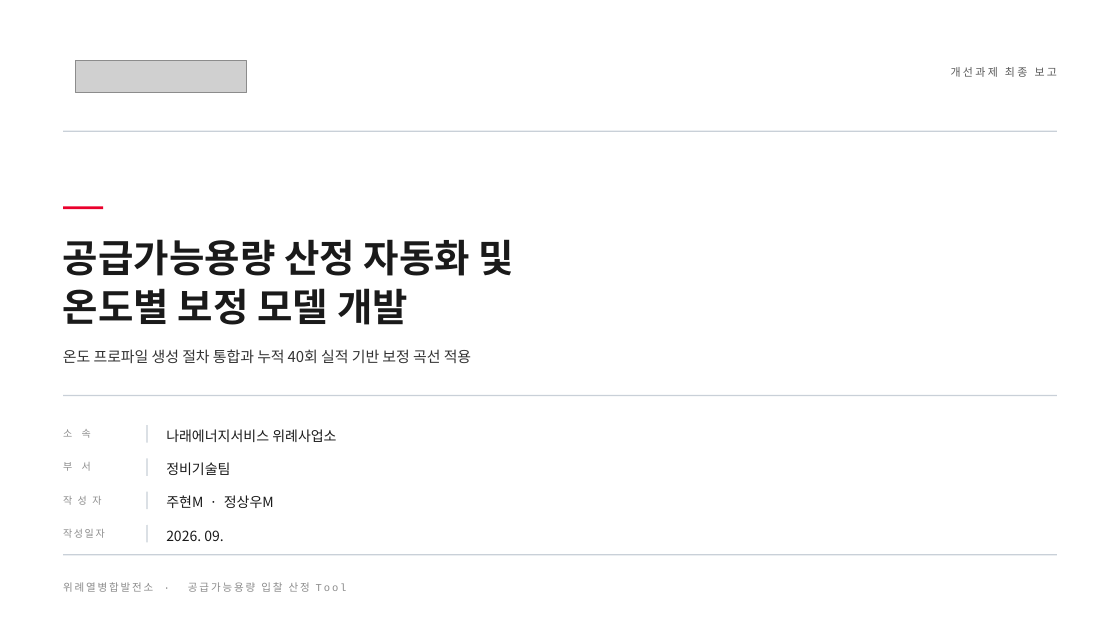
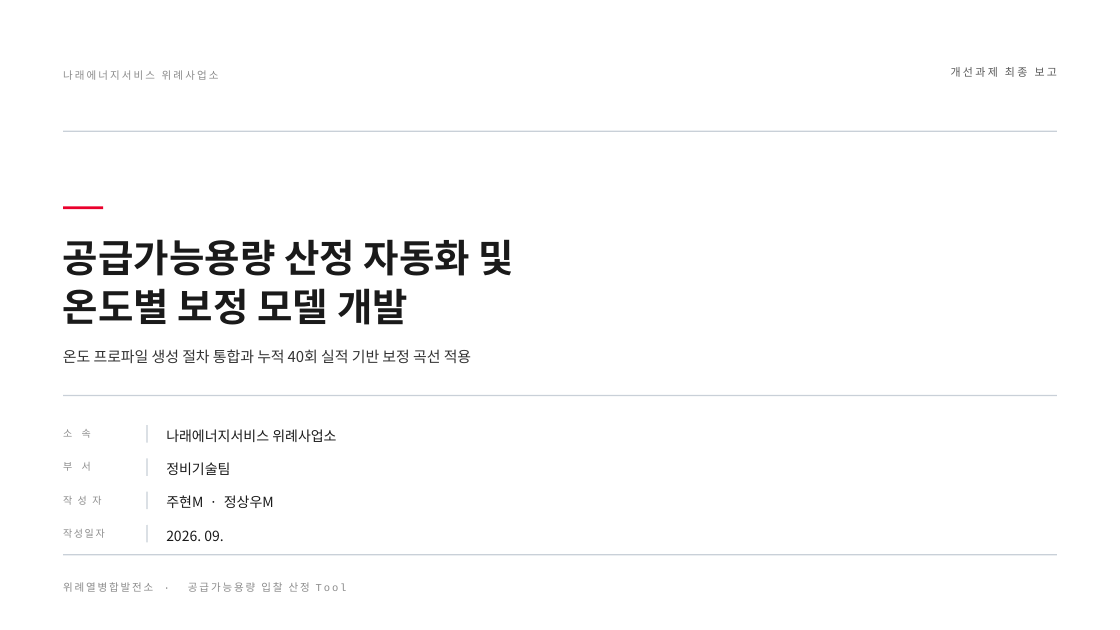
Before and after one commit to jooh-ai/Narae-AI, a slide deck: slide 1 of docs/ppt/위례_공급가능용량_최종발표_v3.pptx. Drawn at 1120x630 pixels with LibreOffice and Linux fonts; fonts in the diff are those of the drawing; grey boxes stand for pictures. Boxes give left, top, right and bottom in pixels: in the first picture for what was removed or moved away, otherwise in the second. Text is boxed around its words. In the diff, an @@ line names an element or a change of style, - is before the commit and + after.

```diff
--- a/docs/ppt/위례_공급가능용량_최종발표_v3.pptx
+++ b/docs/ppt/위례_공급가능용량_최종발표_v3.pptx
@@ text added at [63,70,219,80], 9 pt, text #8C8C8C @@
+나래에너지서비스 위례사업소
@@ picture removed at [76,60,247,93] @@
```
Also in this commit, not shown: 1 other slide changed, 9 other files.
